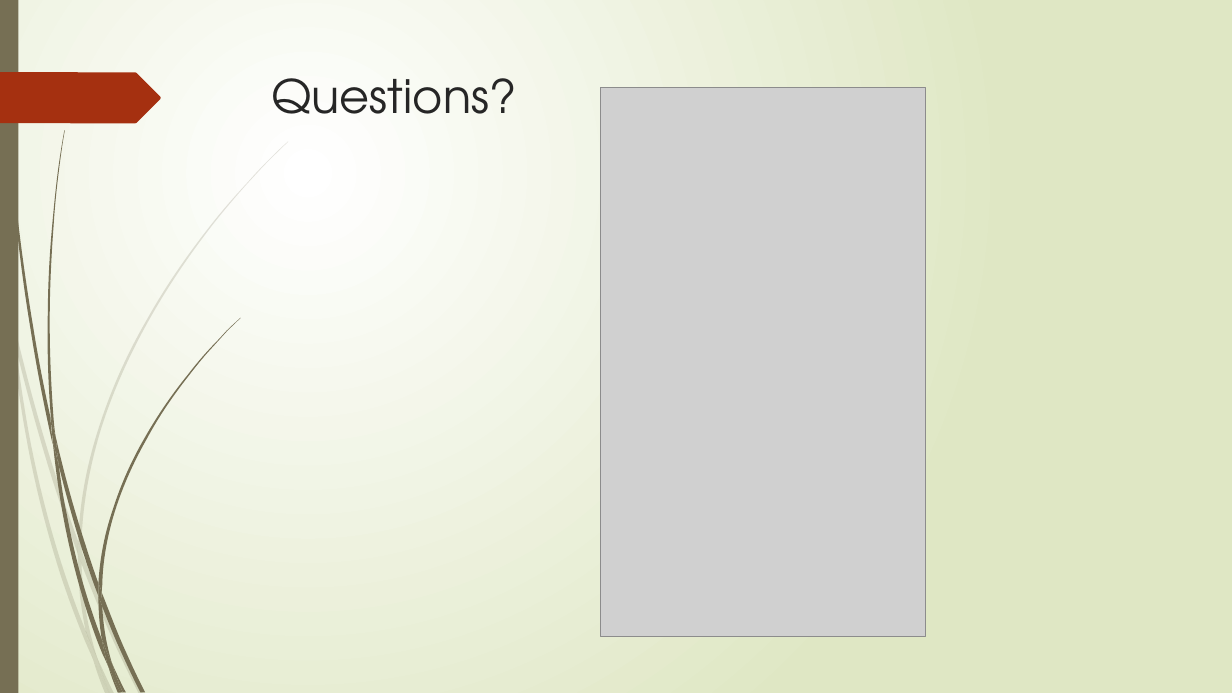
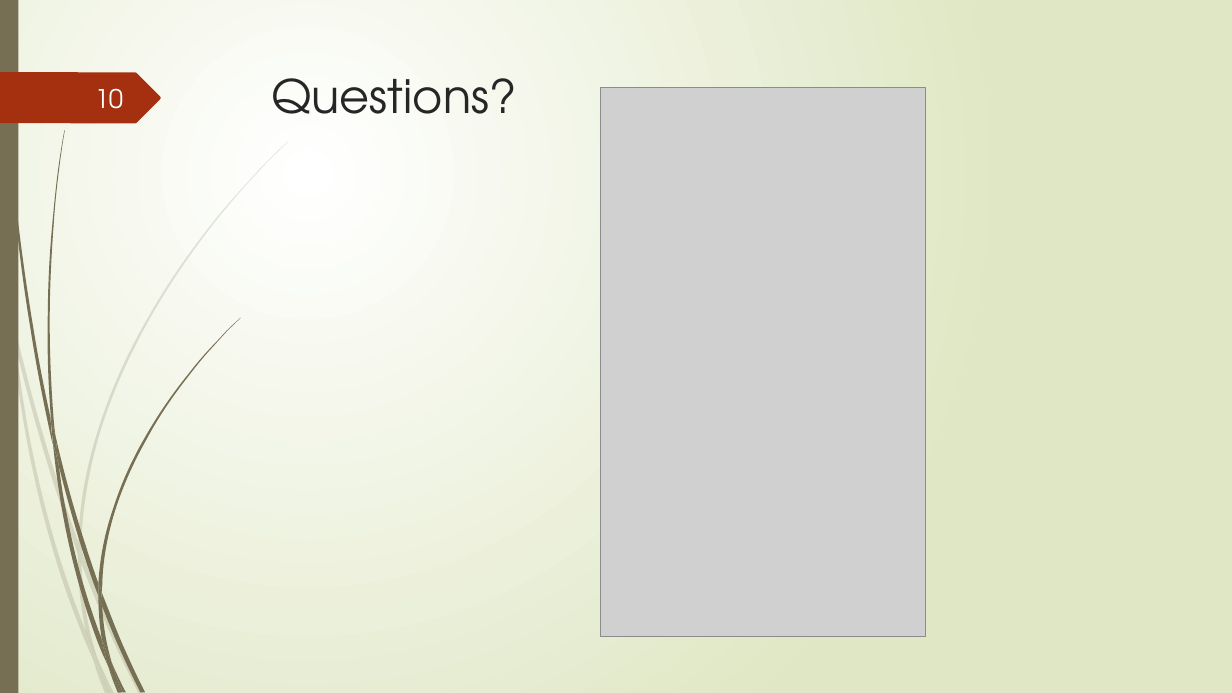
Before and after one commit to CrystalRae90/Machine_Learning_Project, a slide deck: slide 10 of Presentation.pptx (slide 8 before the commit). Drawn at 1232x693 pixels with LibreOffice and Linux fonts; fonts in the diff are those of the drawing; grey boxes stand for pictures. Boxes give left, top, right and bottom in pixels: in the first picture for what was removed or moved away, otherwise in the second. Text is boxed around its words. In the diff, an @@ line names an element or a change of style, - is before the commit and + after.

```diff
--- a/Presentation.pptx
+++ b/Presentation.pptx
@@ page number added at box(95, 88, 123, 109), 20 pt, text #FEFFFF @@
+10
```
Also in this commit, not shown: 7 other slides changed, 3 slides added, 1 slide removed.
